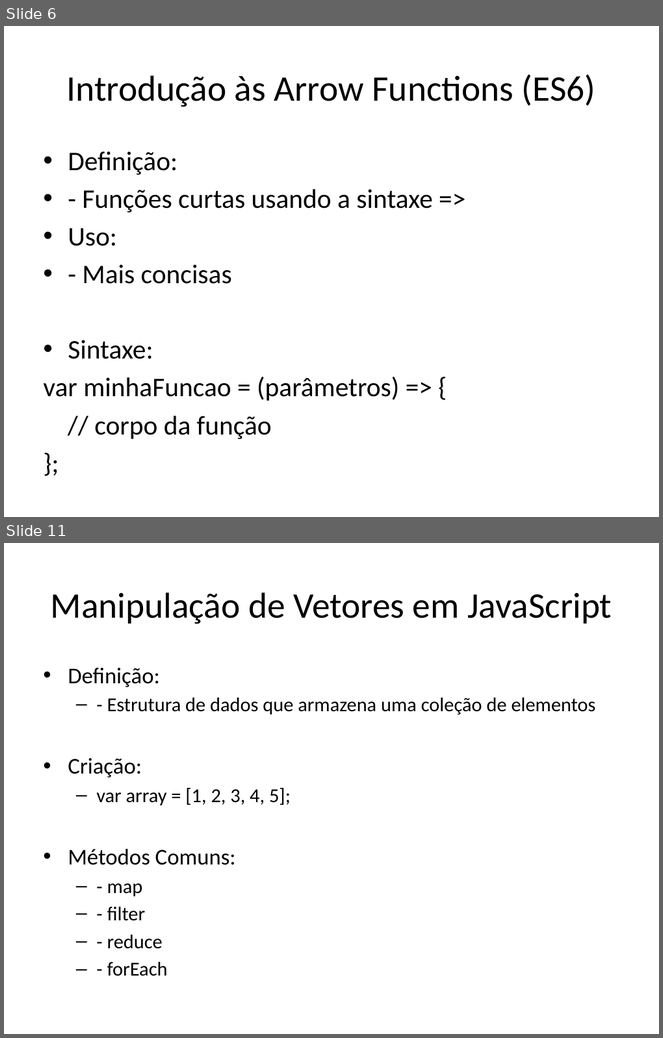
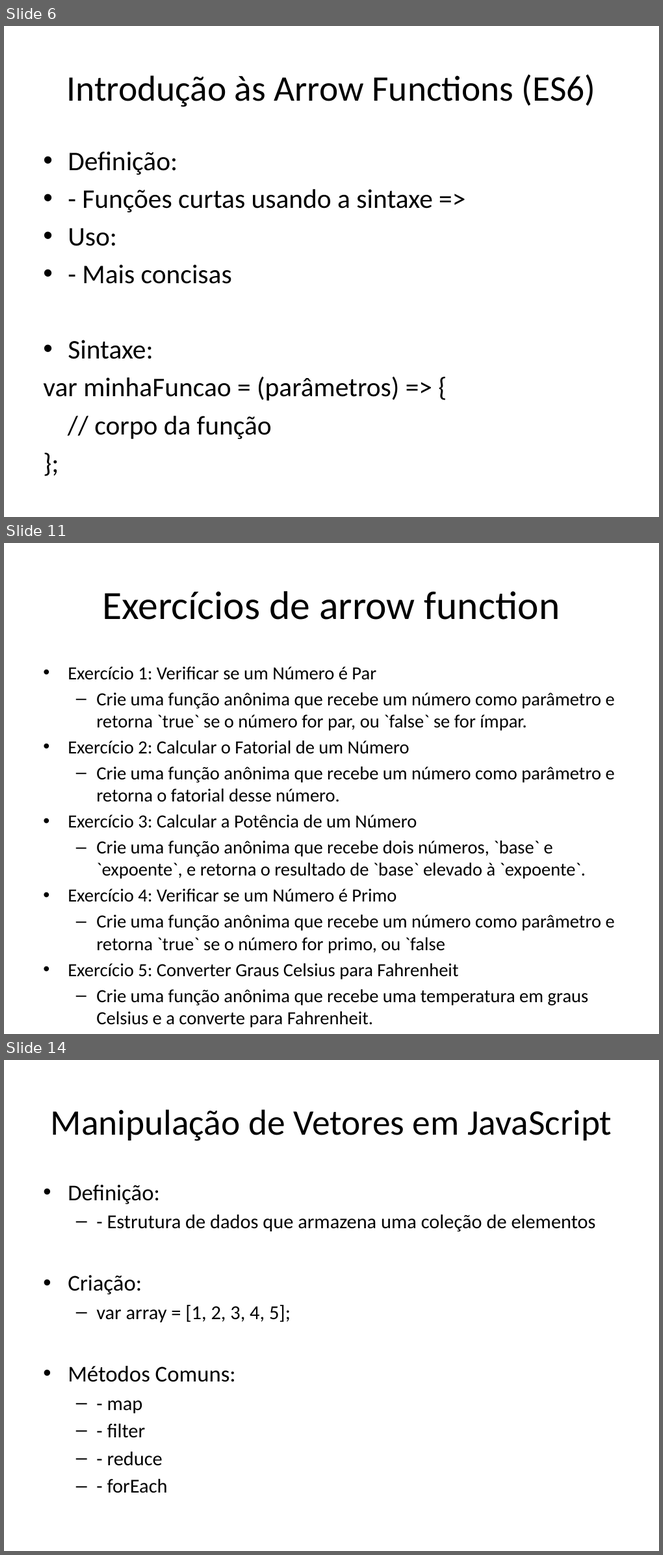
Before and after one commit to dfpires/progcomp2-2024a, a slide deck: ES5e6.pptx. Shown one above the other, each under a label of ours: slides 6 and 11 before the commit, slides 6, 11 and 14 after it; the slides between them are not shown. The pictures are 663x1038 and 663x1555 pixels, drawn with LibreOffice and Linux fonts; fonts in the diff are those of the drawing. Boxes give left, top, right and bottom in pixels: in the first picture for what was removed or moved away, otherwise in the second. Text is boxed around its words. In the diff, an @@ line names an element or a change of style, - is before the commit and + after.

```diff
--- a/ES5e6.pptx
+++ b/ES5e6.pptx
@@ slide 11 added at (4,543,659,1034), background #FFFFFF @@
@@ title added at (102,591,560,620), 44 pt, text #000000 @@
+Exercícios de arrow function
@@ text added at (68,667,615,1028), 20.4 pt, text #000000 @@
+• Exercício 1: Verificar se um Número é Par
+  – Crie uma função anônima que recebe um número como parâmetro e retorna `true` se o número for par, ou `false` se for ímpar.
+• Exercício 2: Calcular o Fatorial de um Número
+  – Crie uma função anônima que recebe um número como parâmetro e retorna o fatorial desse número.
+• Exercício 3: Calcular a Potência de um Número
+  – Crie uma função anônima que recebe dois números, `base` e `expoente`, e retorna o resultado de `base` elevado à `expoente`.
+• Exercício 4: Verificar se um Número é Primo
+  – Crie uma função anônima que recebe um número como parâmetro e retorna `true` se o número for primo, ou `false
+• Exercício 5: Converter Graus Celsius para Fahrenheit
+  – Crie uma função anônima que recebe uma temperatura em graus Celsius e a converte para Fahrenheit.
@@ what was slide 11 is now slide 14 @@
```
Also in this commit, not shown: 2 slides changed, 10 other slides added, 2 slides removed.
